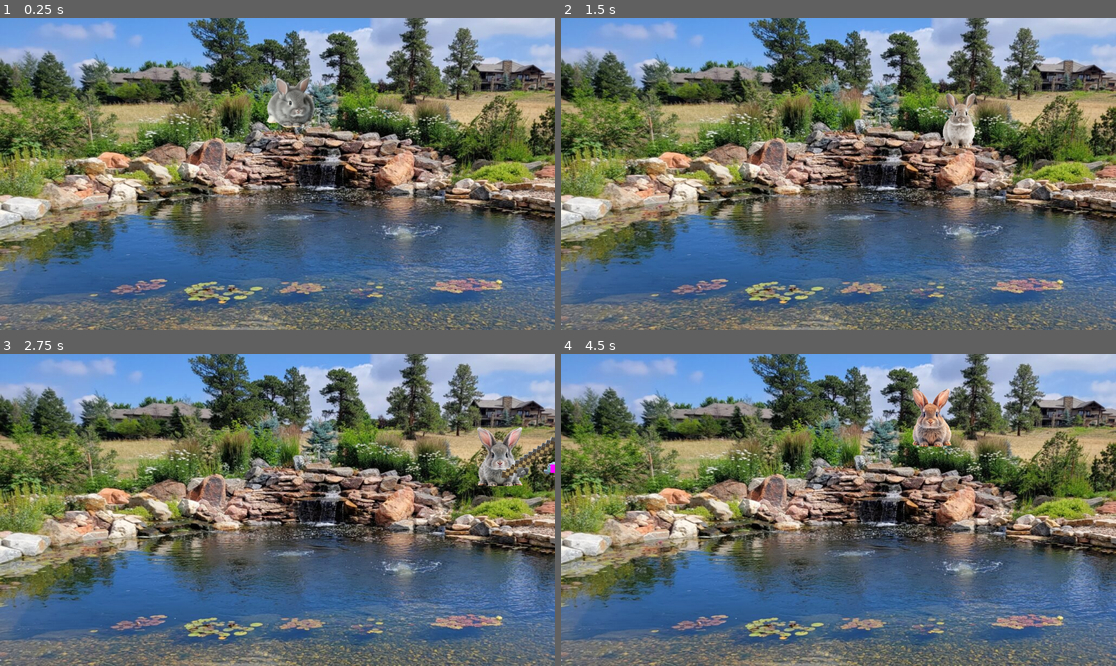
Above: before the commit, frames 1-4 (two rows, left to right).
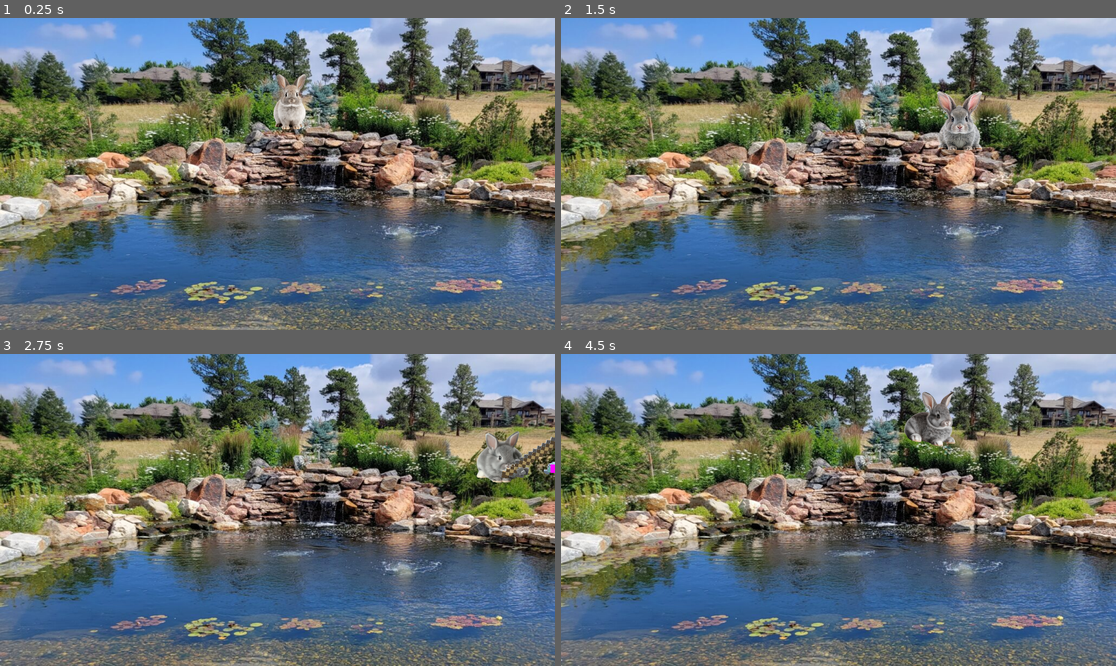
Above: after the commit, the same moments.

Repository: spokrr/fishgame
Game: Godot game, scene res://starter scene.tscn
Same seed, same stepped clock (60 frames per second), same inputs: the game is played once before the commit and once after it.
Inputs:
- Up to frame 1 (0.25 s): no input
- Up to frame 2 (1.5 s): hold D (moveRight) 0.53-1.28 s; hold Space (spaceBar) 0.53-1.28 s; hold Down (moveDown) from 1.28 s (still down); tap Space (spaceBar) at 1.35 s
- Up to frame 3 (2.75 s): release Down (moveDown) at 2.03 s; hold D (moveRight) from 2.03 s (still down); hold Space (spaceBar) from 2.03 s (still down)
- Up to frame 4 (4.5 s): release D (moveRight) at 2.78 s; release Space (spaceBar) at 2.78 s; hold Up (moveUp) 2.78-3.53 s; tap Space (spaceBar) at 2.85, 4.35 s; hold Space (spaceBar) 3.53-4.28 s; hold A (moveLeft) from 3.53 s (still down)

The runs differ from the first frame. In frame 1, 0.9% of the frame differs, in the area x 48-57%, y 18-36%; in frame 2, 1.0%; in frame 3, 0.9%; in frame 4, 1.2%, in the area x 61-72%, y 10-30%.

Commit message:
added player and player animations :3 bunnnnnnygit add player_rigidbody.gdgit add player_rigidbody.gd!

Diff:
--- a/player_rigidbody.gd
+++ b/player_rigidbody.gd
@@ -14,16 +14,16 @@
 	position = position.clamp(Vector2(0,0), Vector2(1920,1080))
 
 	if Input.is_action_pressed("moveRight"):
-		$playerSprite.play("default")
+		$playerSprite.play("MoveR")
 		#position.x += speed * delta
 	elif Input.is_action_pressed("moveLeft"):
-		$playerSprite.play("default")
+		$playerSprite.play("MoveL")
 		#position.x -= speed * delta
 	elif Input.is_action_pressed("moveDown"):
-		$playerSprite.play("default")
+		$playerSprite.play("MoveL")
 		#position.y += speed * delta
 	elif Input.is_action_pressed("moveUp"):
-		$playerSprite.play("default")
+		$playerSprite.play("MoveR")
 		#position.y -= speed * delta
 	else:
-		$playerSprite.stop()
+		$playerSprite.play("default")
Binary file added: BunnySprite/MoveLeftAnimation/MoveL_0.png
Not shown, added: BunnySprite/MoveLeftAnimation/MoveL_0.png.import
Binary file added: BunnySprite/MoveLeftAnimation/MoveL_1.png
Not shown, added: BunnySprite/MoveLeftAnimation/MoveL_1.png.import
Binary file added: BunnySprite/MoveLeftAnimation/MoveL_2.png
Not shown, added: BunnySprite/MoveLeftAnimation/MoveL_2.png.import
Binary file added: BunnySprite/MoveLeftAnimation/MoveL_3.png
Not shown, added: BunnySprite/MoveLeftAnimation/MoveL_3.png.import
Not shown, added: BunnySprite/MoveLeftAnimation/MoveR_1.png.import
Not shown, added: BunnySprite/MoveLeftAnimation/MoveR_2.png.import
Not shown, added: BunnySprite/MoveLeftAnimation/MoveR_3.png.import
Binary file added: BunnySprite/MoveRightAnimation/MoveR_1.png
(and 38 more such lines)
